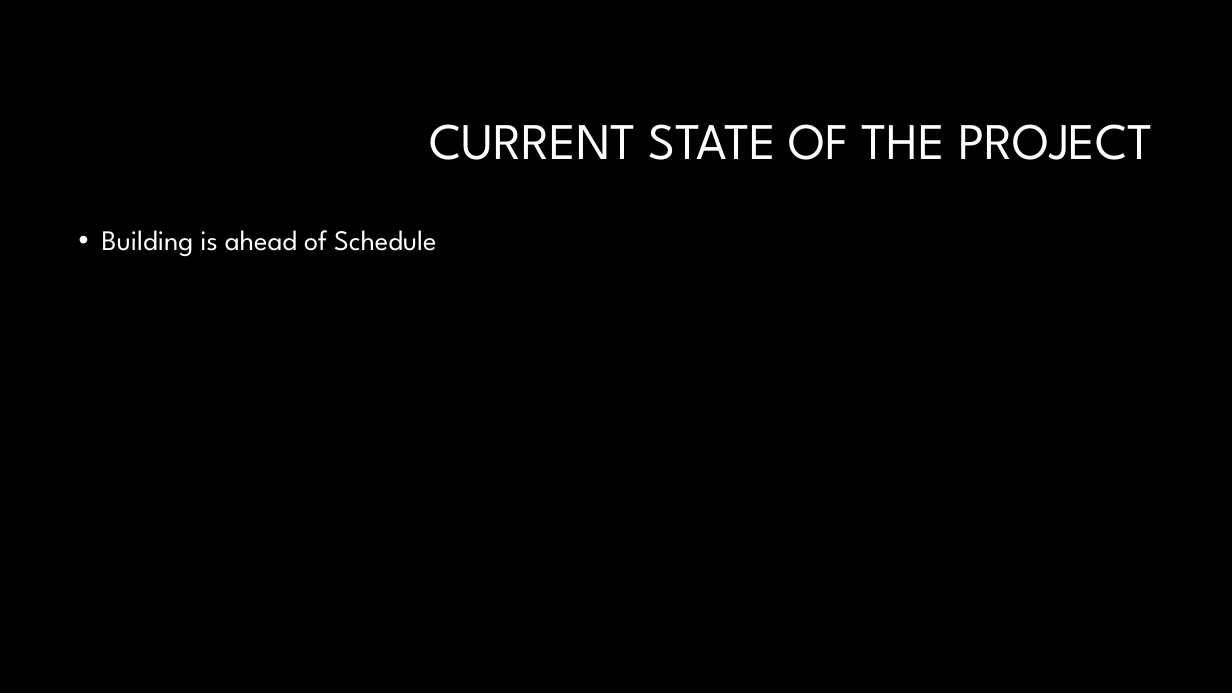
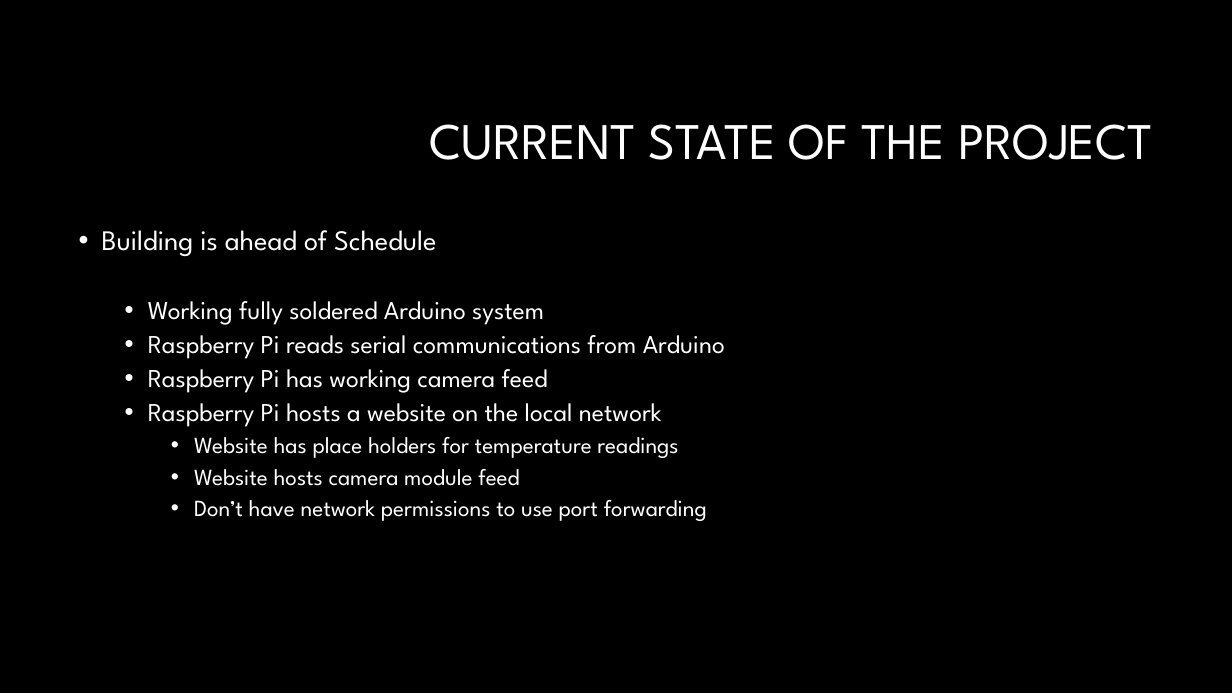
Before and after one commit to mattking976/Final-Year-Work, a slide deck: slide 4 of Final-Year-Project/Presentations/Assessed Progress presentation.pptx. Drawn at 1232x693 pixels with LibreOffice and Linux fonts; fonts in the diff are those of the drawing; background and template pictures are left out. Boxes give left, top, right and bottom in pixels: in the first picture for what was removed or moved away, otherwise in the second. Text is boxed around its words. In the diff, an @@ line names an element or a change of style, - is before the commit and + after.

```diff
--- a/Final-Year-Project/Presentations/Assessed Progress presentation.pptx
+++ b/Final-Year-Project/Presentations/Assessed Progress presentation.pptx
@@ text at [148,301,725,521]: paragraphs added @@
+  • Working fully soldered Arduino system
+  • Raspberry Pi reads serial communications from Arduino
+  • Raspberry Pi has working camera feed
+  • Raspberry Pi hosts a website on the local network
+    • Website has place holders for temperature readings
+    • Website hosts camera module feed
+    • Don’t have network permissions to use port forwarding
```
Also in this commit, not shown: 1 slide added, 1 other file.
